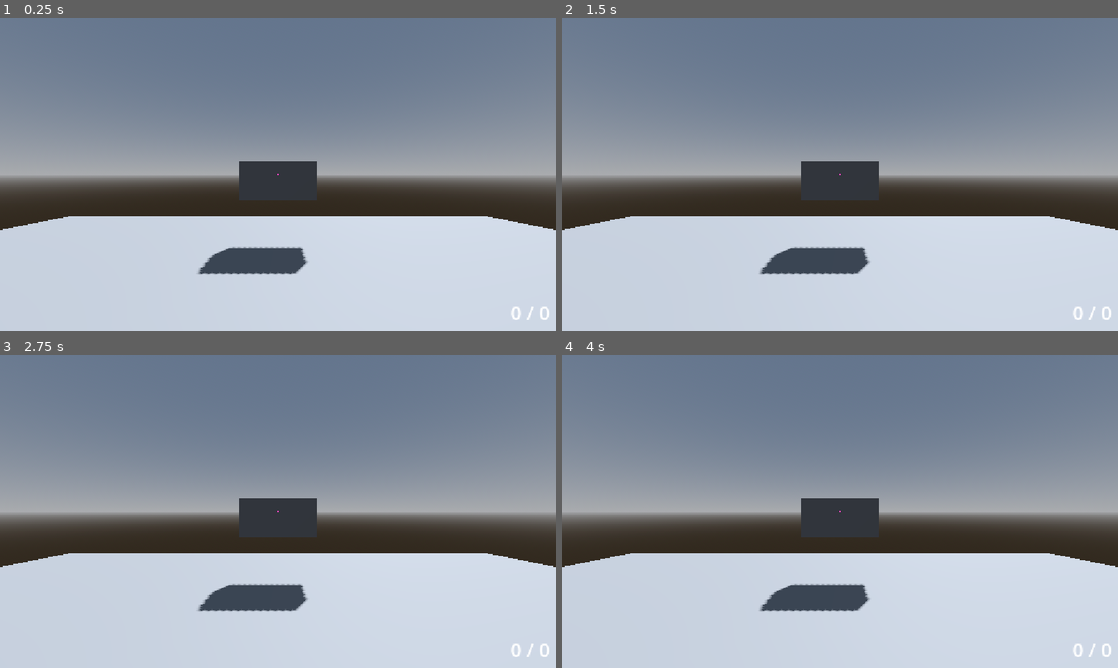
Above: before the commit, frames 1-4 (two rows, left to right).
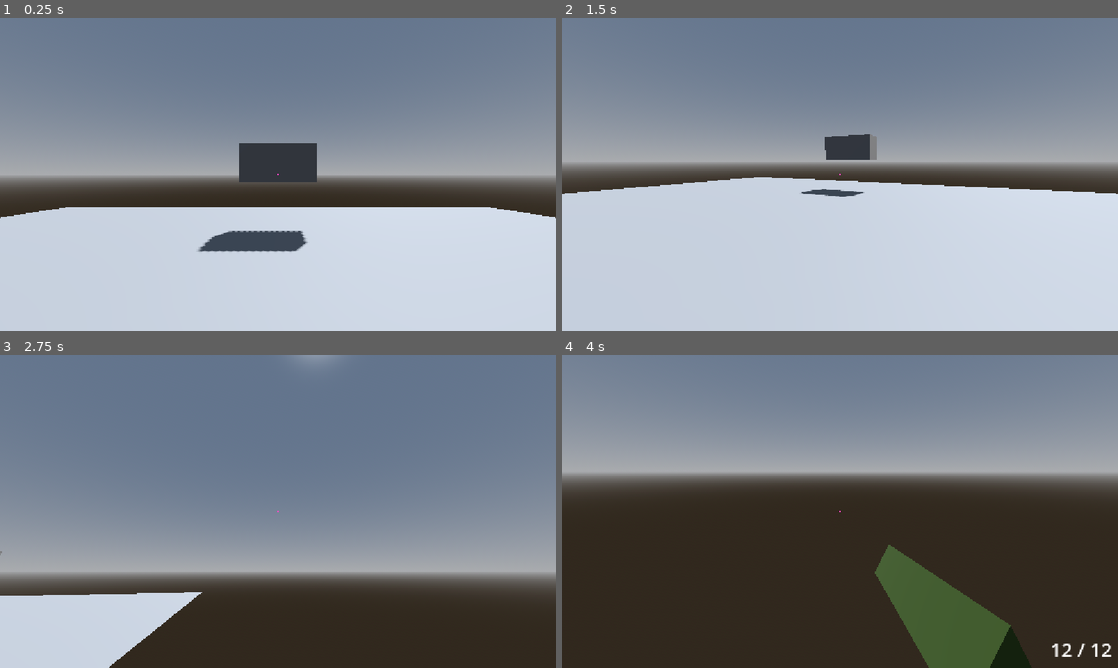
Above: after the commit, the same moments.

Repository: jmenoandrii/one-more-time
Game: Godot game, scene res://main.tscn
The game is run twice, just before and just after one commit, with the same random seed, the same clock (stepped at 60 frames per second) and the same inputs.
Inputs (mouse positions are in pixels of both pictures, inside the frame that each line leads up to):
- Up to frame 1 (0.25 s): no input
- Up to frame 2 (1.5 s): tap Enter at 0.5 s; move the mouse to (962, 158) at 0.52 s; hold D (move_right) 0.53-1.28 s; click (962, 158) at 0.6 s; tap Space (jump) at 0.77 s; move the mouse to (728, 190) at 1.27 s; hold S (move_back) from 1.28 s (still down); tap Ctrl (crouch) at 1.35 s
- Up to frame 3 (2.75 s): tap Space (jump) at 1.52 s; move the mouse to (333, 442) at 2.02 s; release S (move_back) at 2.03 s; hold D (move_right) from 2.03 s (still down); hold Shift (run) from 2.03 s (still down)
- Up to frame 4 (4 s): move the mouse to (812, 574) at 2.77 s; release D (move_right) at 2.78 s; release Shift (run) at 2.78 s; hold W (move_forward) 2.78-3.53 s; tap 1 (weapon_1) at 2.85 s; tap Space (jump) at 3.02, 3.77 s; move the mouse to (1006, 558) at 3.52 s; hold A (move_left) from 3.53 s (still down); tap 2 (weapon_2) at 3.6 s

The runs differ from the first frame. In frame 1, 6.6% of the frame differs, in the area x 0-100%, y 40-97%; in frame 2, 19%; in frame 3, 56%; in frame 4, 62%, in the area x 0-100%, y 27-100%.
Error before the commit: Parse Error: Identifier "default_head_y" not declared in the current scope. (res://Player.gd:42)

Commit message:
refactor: remove unused variable default_head_y from _ready function

Diff:
--- a/Player.gd
+++ b/Player.gd
@@ -38,8 +38,6 @@
 	for w in weapons:
 		w.ammo_updated.connect(_update_ammo_ui)
 	equip_weapon(-1)
-
-	default_head_y = head.position.y
 
 	mouse_sensitivity = Settings.mouse_sensitivity * 0.0005
 
